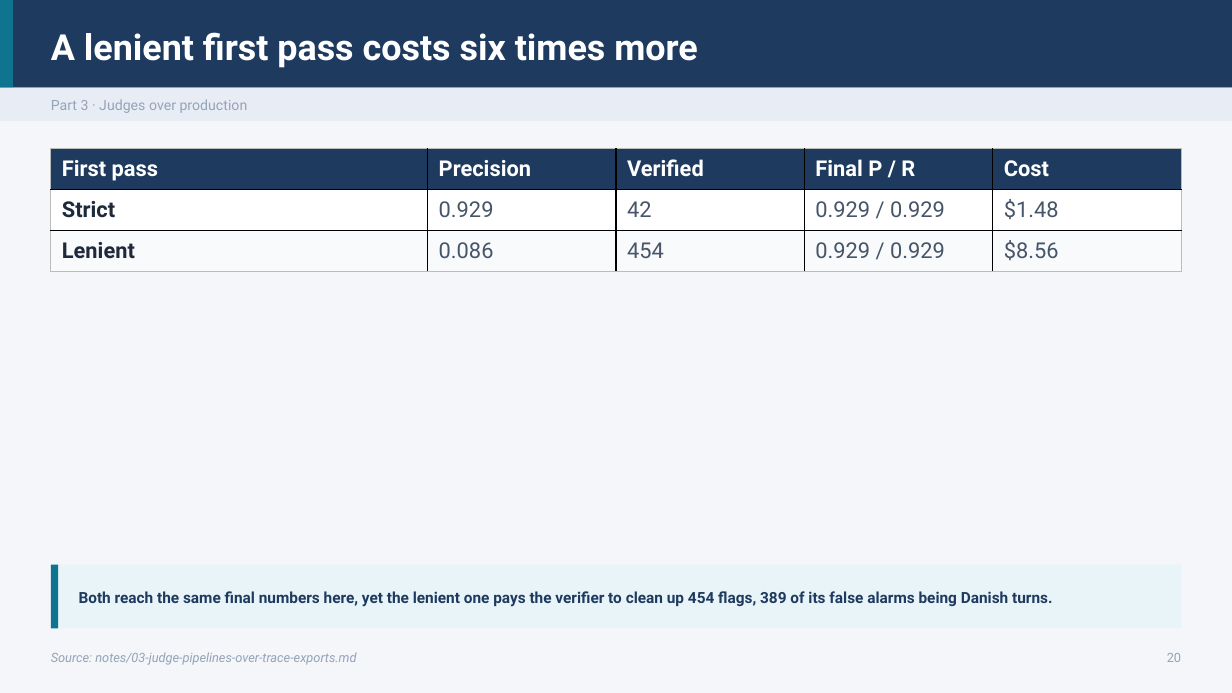
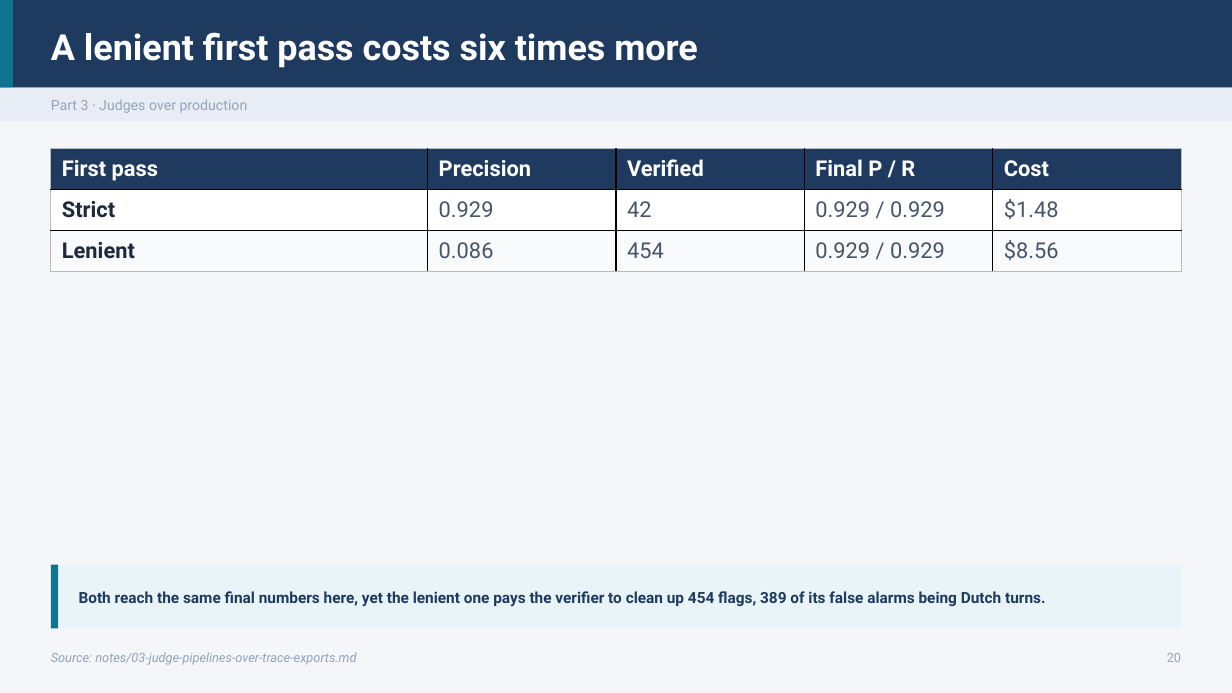
Before and after one commit to ramseywise/learn-ai-engineering, a slide deck: slide 20 of generative-ai/06-observability/slides/observability.pptx. Drawn at 1232x693 pixels with LibreOffice and Linux fonts; fonts in the diff are those of the drawing. Boxes give left, top, right and bottom in pixels: in the first picture for what was removed or moved away, otherwise in the second. Text is boxed around its words. In the diff, an @@ line names an element or a change of style, - is before the commit and + after.

```diff
--- a/generative-ai/06-observability/slides/observability.pptx
+++ b/generative-ai/06-observability/slides/observability.pptx
@@ text at <box>79,591,1045,607</box>: text changed @@
-Both reach the same final numbers here, yet the lenient one pays the verifier to clean up 454 flags, 389 of its false alarms being Danish turns.
+Both reach the same final numbers here, yet the lenient one pays the verifier to clean up 454 flags, 389 of its false alarms being Dutch turns.
```
Also in this commit, not shown: 4 other slides changed, 59 other files.
